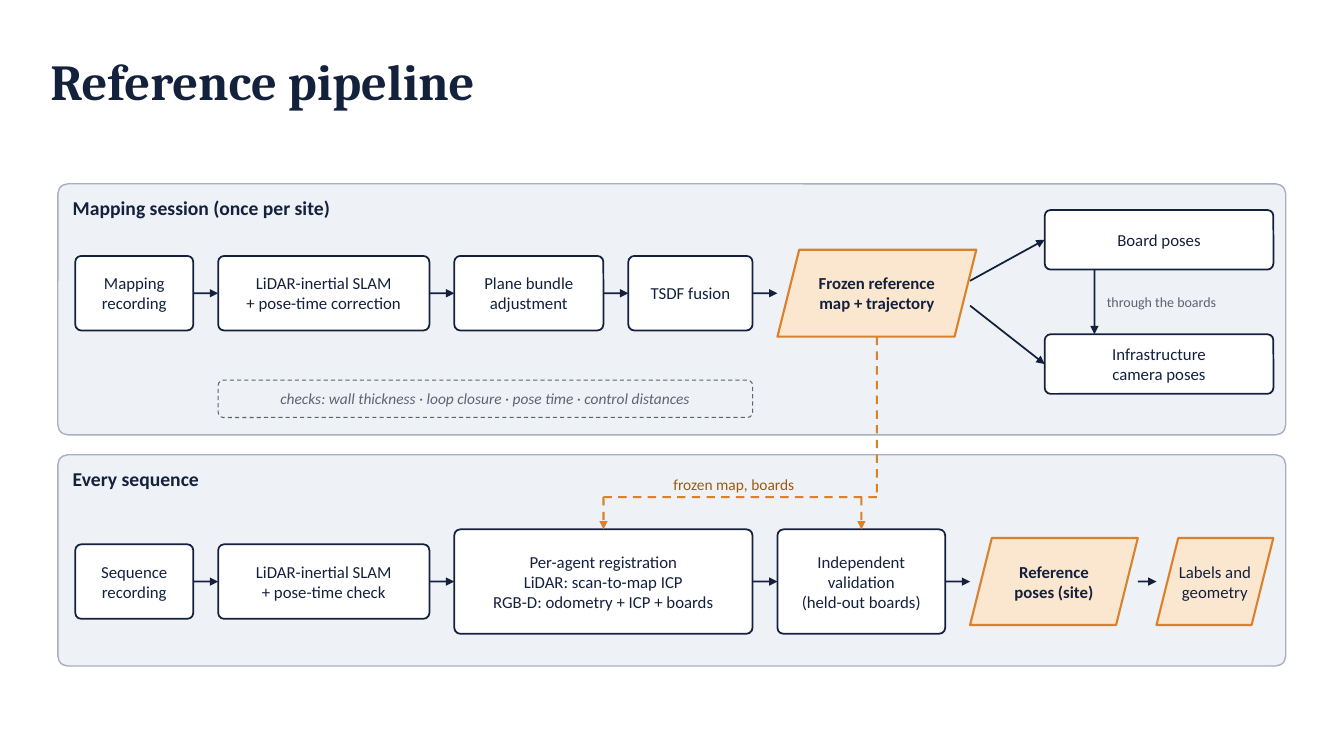
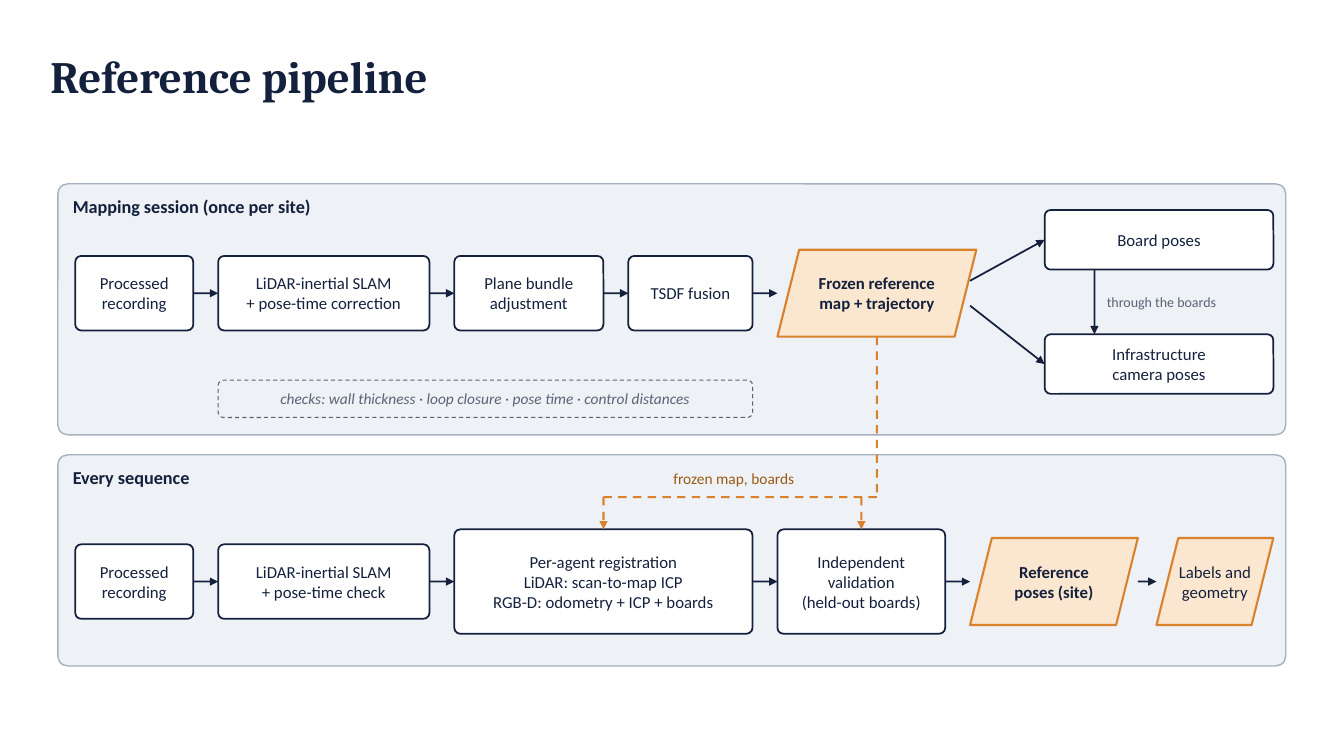
Before and after one commit to jorichee14/Others, a slide deck: slide 2 of scoop_testbed_paper/figs/fig_refpipeline.pptx (slide 1 before the commit). Drawn at 1344x756 pixels with LibreOffice and Linux fonts; fonts in the diff are those of the drawing. Boxes give left, top, right and bottom in pixels: in the first picture for what was removed or moved away, otherwise in the second. Text is boxed around its words. In the diff, an @@ line names an element or a change of style, - is before the commit and + after.

```diff
--- a/scoop_testbed_paper/figs/fig_refpipeline.pptx
+++ b/scoop_testbed_paper/figs/fig_refpipeline.pptx
@@ text "Reference pipeline" at bbox=[50, 61, 428, 103]: size 36 to 32 pt @@
@@ text "Mapping session (once per site)" at bbox=[73, 199, 311, 216]: size 14 to 13 pt @@
@@ text in rounded rectangle at bbox=[100, 277, 169, 289]: text changed @@
-Mapping
+Processed
@@ text "Every sequence" at bbox=[73, 472, 189, 487]: size 14 to 13 pt @@
@@ text "frozen map, boards" at bbox=[673, 473, 794, 487]: vertical alignment bottom to middle @@
@@ text in rounded rectangle at bbox=[100, 566, 169, 578]: text changed @@
-Sequence
+Processed
```
Also in this commit, not shown: 1 slide added, 1 other file.
